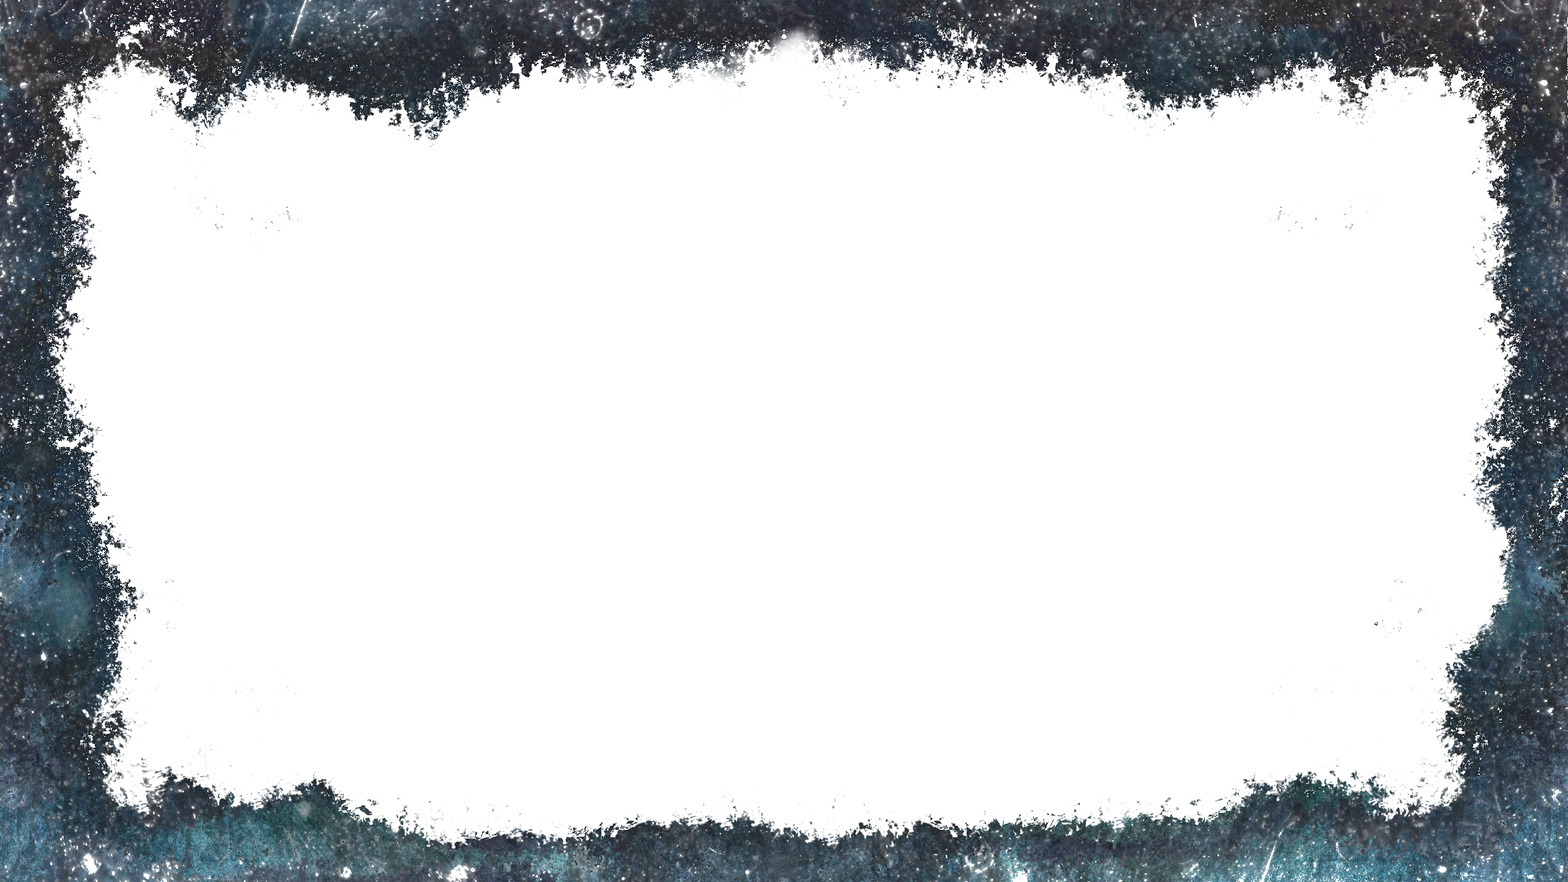
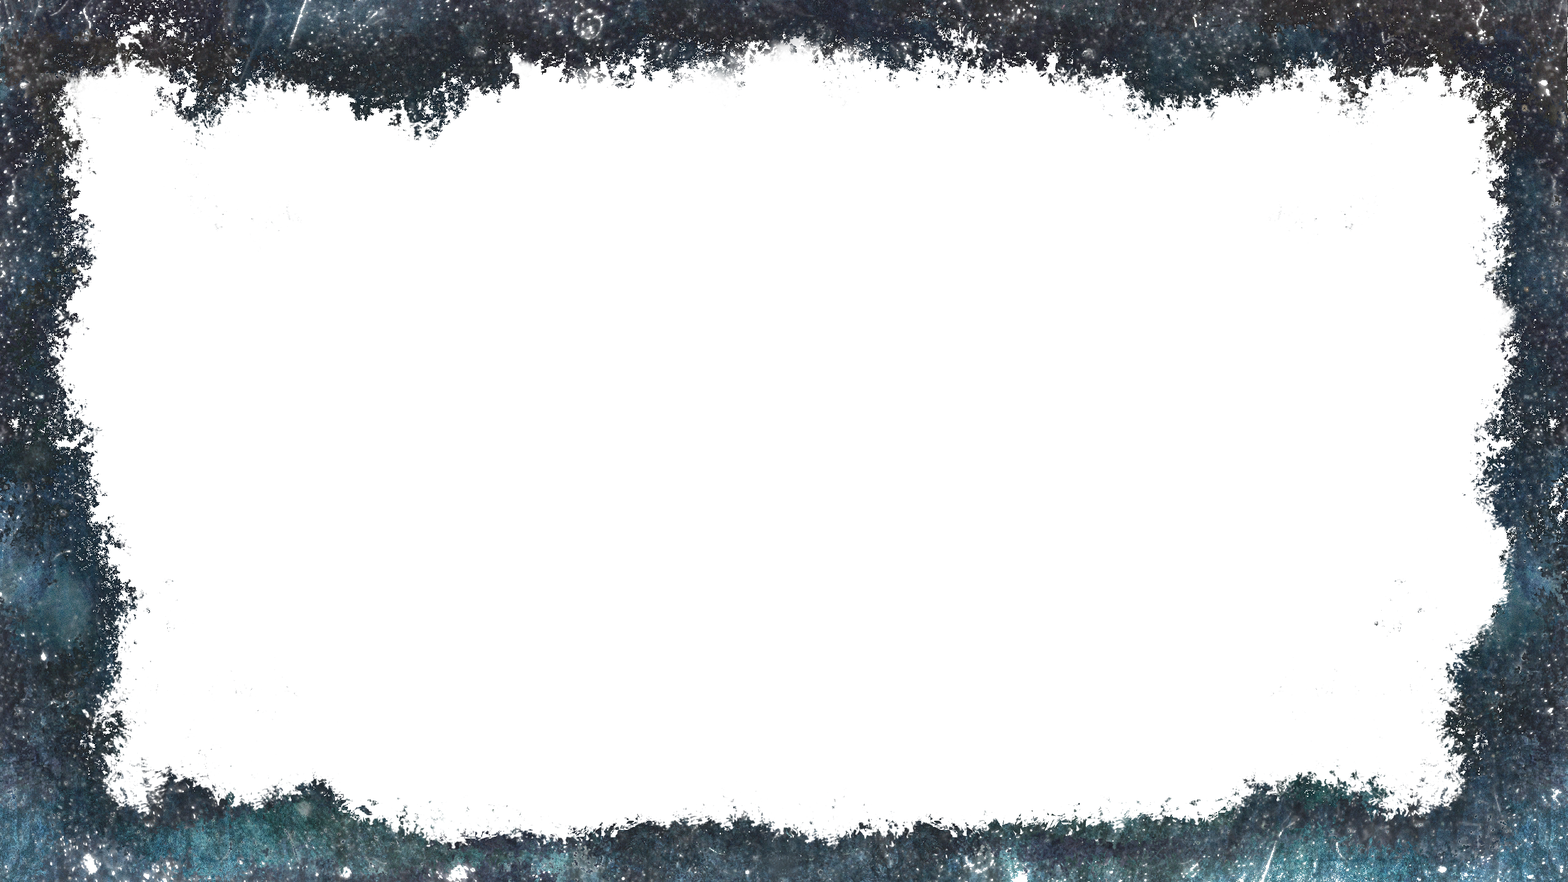
Layers edited between the first and the second (1568, 882) image:
painted on "cold_overlay.dds" over [51, 0, 1567, 626]